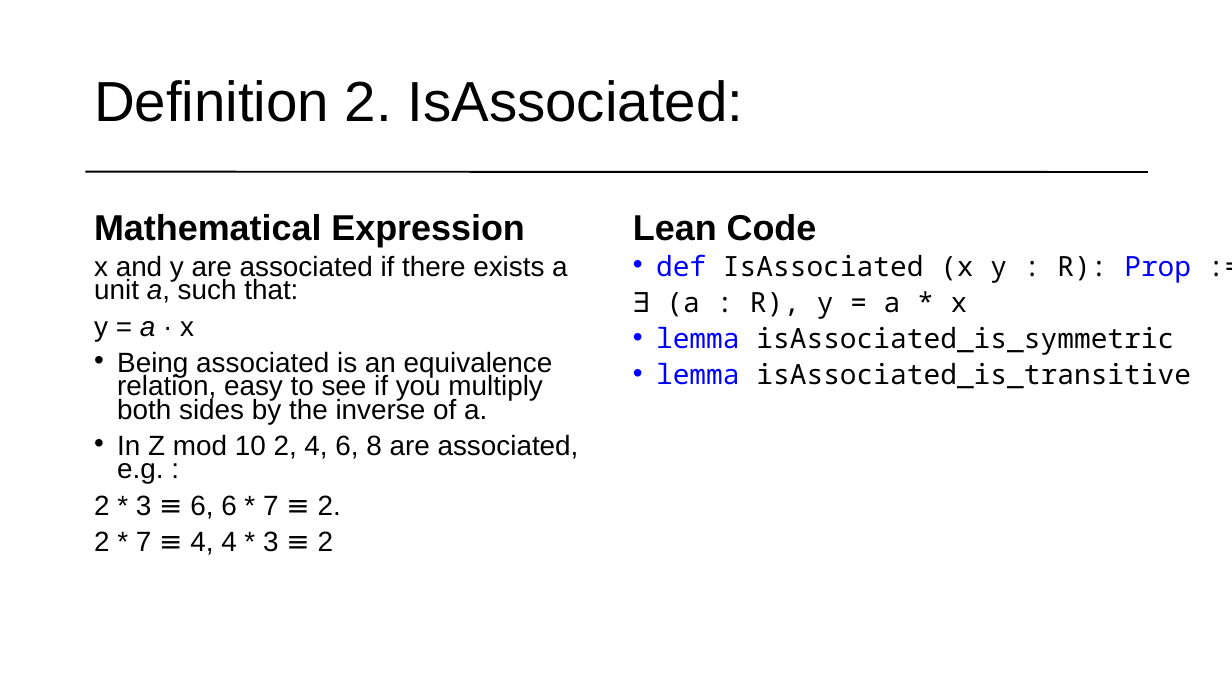
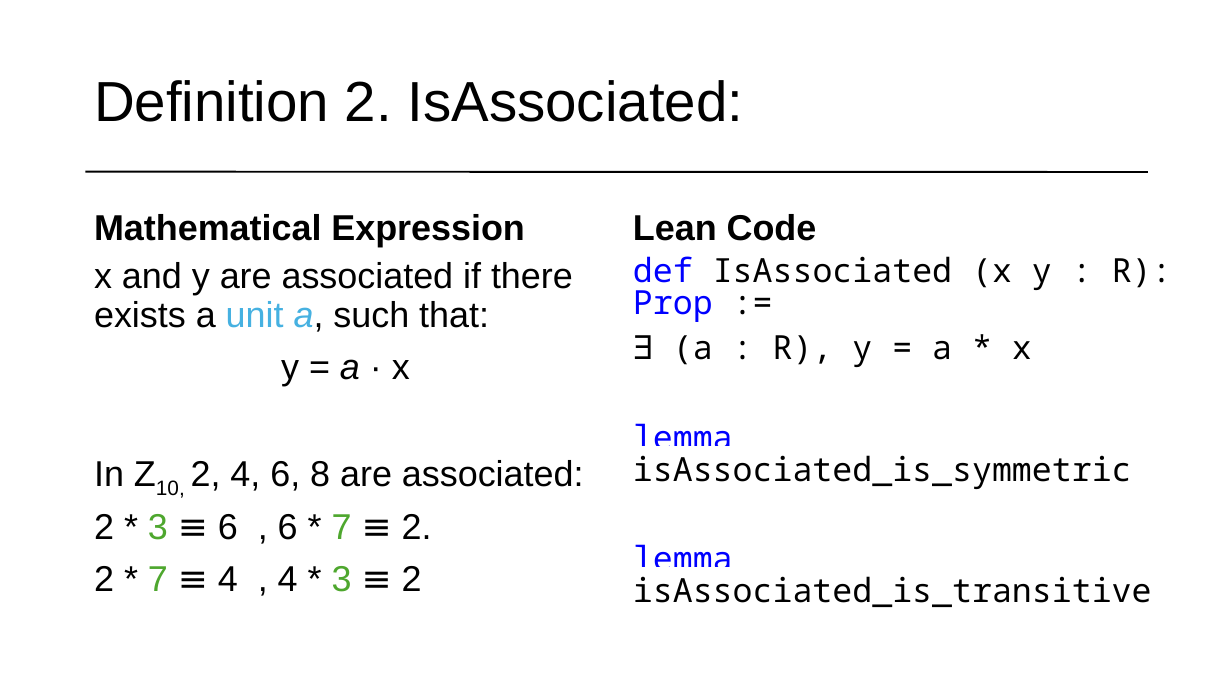
Before and after one commit to matematiflo/CompAssistedMath2024, a slide deck: slide 5 of Lean/Projects/06. Divisibility in rings (Algebra 1)/powerpoint/Lean Präsentation version 08.07.pptx. Drawn at 1232x693 pixels with LibreOffice and Linux fonts; fonts in the diff are those of the drawing. Boxes give left, top, right and bottom in pixels: in the first picture for what was removed or moved away, otherwise in the second. Text is boxed around its words. In the diff, an @@ line names an element or a change of style, - is before the commit and + after.

```diff
--- a/Lean/Projects/06. Divisibility in rings (Algebra 1)/powerpoint/Lean Präsentation version 08.07.pptx
+++ b/Lean/Projects/06. Divisibility in rings (Algebra 1)/powerpoint/Lean Präsentation version 08.07.pptx
@@ text at [94, 262, 573, 386]: size 21.7 to 28 pt in "x and y are associated if there ...", "y = a · x"; text colour #000000 to #46B1E1 in "unit a,"; line spacing 0.7 to 0.9; alignment left to centre @@
@@ text "def IsAssociated (x y : ..." at [633, 256, 1172, 607]: size 21.7 to 25.9 pt; bullet • to none; line spacing 0.7 to 0.8 @@
@@ text at [94, 460, 584, 592]: text changed; size 21.7 to 28 pt @@
-• Being associated is an equivalence relation, easy to see if you multiply both sides by the inverse of a.
-• In Z mod 10 2, 4, 6, 8 are associated, e.g. :
-2 * 3 ≡ 6, 6 * 7 ≡ 2.
-2 * 7 ≡ 4, 4 * 3 ≡ 2
+In Z10, 2, 4, 6, 8 are associated:
+2 * 3 ≡ 6 , 6 * 7 ≡ 2.
+2 * 7 ≡ 4 , 4 * 3 ≡ 2
```
Also in this commit, not shown: 8 other slides changed, 2 other files.
